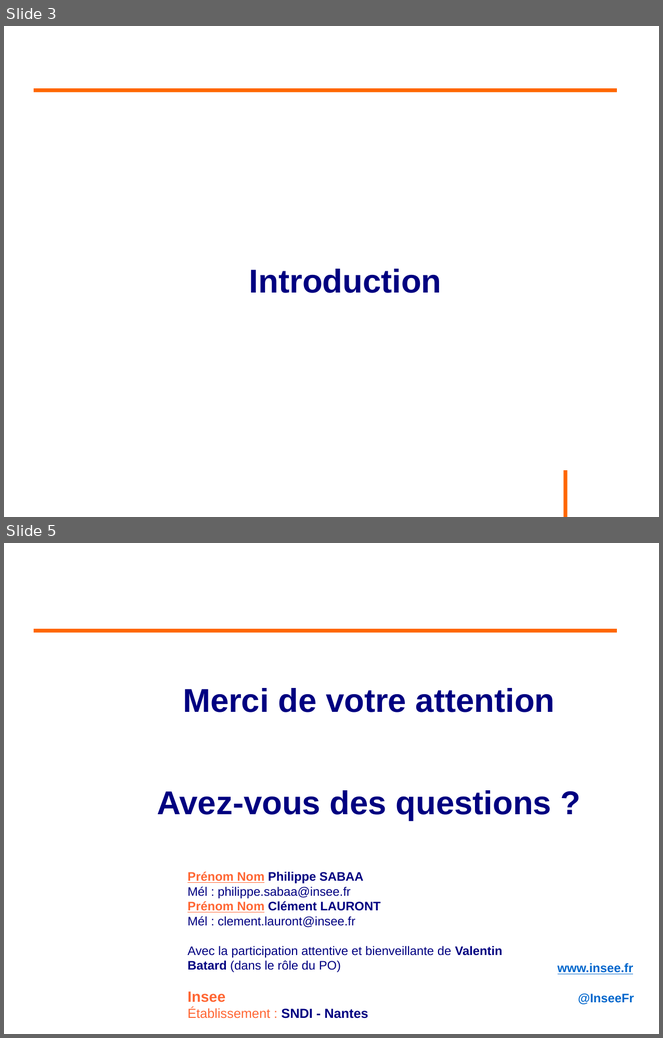
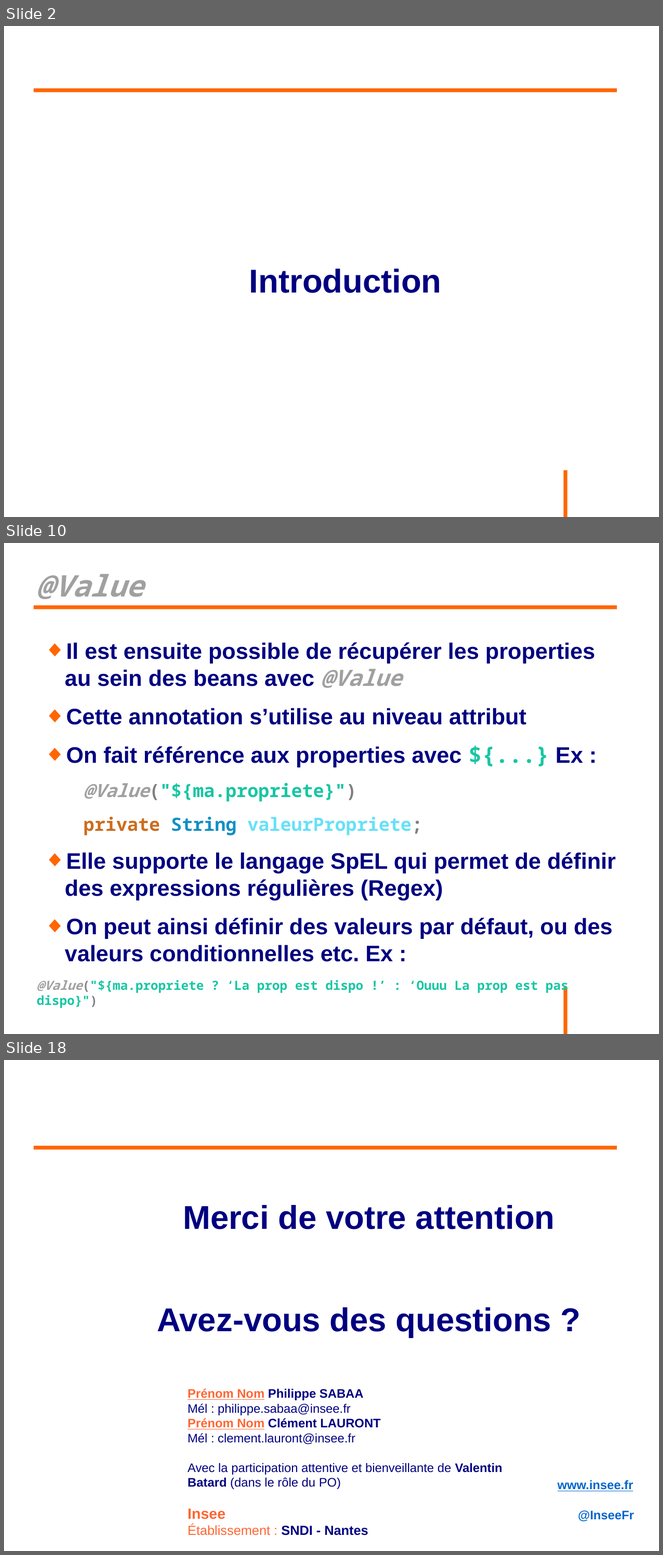
Before and after one commit to philphils/formation-spring, a slide deck: Documentation/diapo_formation_spring_property.odp. Shown one above the other, each under a label of ours: slides 3 and 5 before the commit, slides 2, 10 and 18 after it; the slides between them are not shown. The pictures are 663x1038 and 663x1555 pixels, drawn with LibreOffice and Linux fonts; fonts in the diff are those of the drawing; background and template pictures are left out. Boxes give left, top, right and bottom in pixels: in the first picture for what was removed or moved away, otherwise in the second. Text is boxed around its words. In the diff, an @@ line names an element or a change of style, - is before the commit and + after.

```diff
--- a/Documentation/diapo_formation_spring_property.odp
+++ b/Documentation/diapo_formation_spring_property.odp
@@ slide 10 added at (4, 543, 659, 1034), background #FFFFFF; not listed: 1 template element that a slide beside it also shows @@
@@ title added at (37, 574, 144, 599), 36 pt, text #A0A0A0, bold, italic @@
+@Value
@@ line added from (34, 607) to (618, 607), #FF6600 4.54 pt @@
@@ text added at (37, 642, 616, 1008), 27.2 pt, text #000080, bold @@
+◆ Il est ensuite possible de récupérer les properties au sein des beans avec @Value
+◆ Cette annotation s’utilise au niveau attribut
+◆ On fait référence aux properties avec ${...} Ex :
+@Value("${ma.propriete}")
+private String valeurPropriete;
+◆ Elle supporte le langage SpEL qui permet de définir des expressions régulières (Regex)
+◆ On peut ainsi définir des valeurs par défaut, ou des valeurs conditionnelles etc. Ex :
+@Value("${ma.propriete ? ‘La prop est dispo !’ : ‘Ouuu La prop est pas dispo}")
@@ what was slide 3 is now slide 2 @@
@@ what was slide 5 is now slide 18 @@
```
Also in this commit, not shown: 1 slide changed, 14 other slides added, 2 slides removed.
